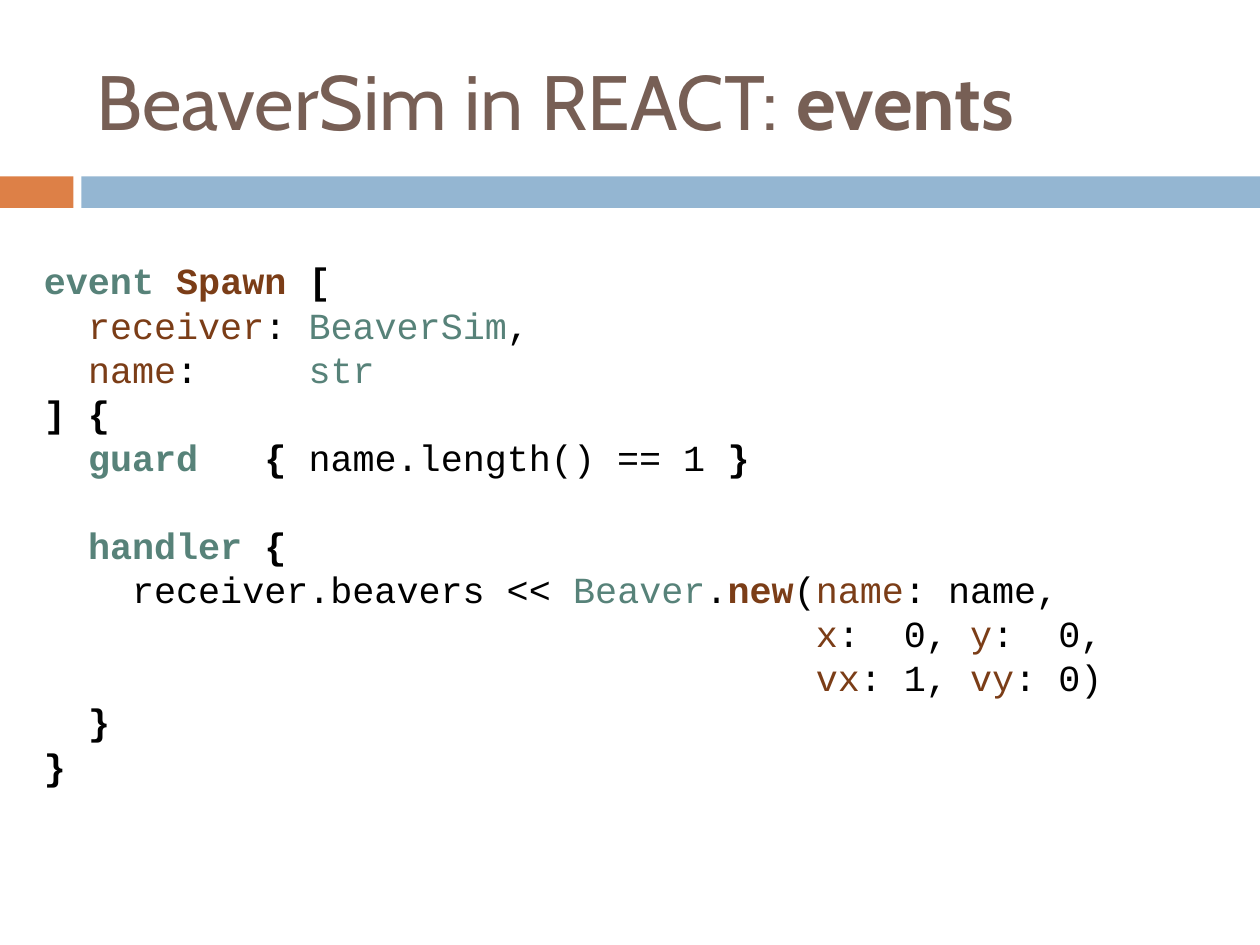
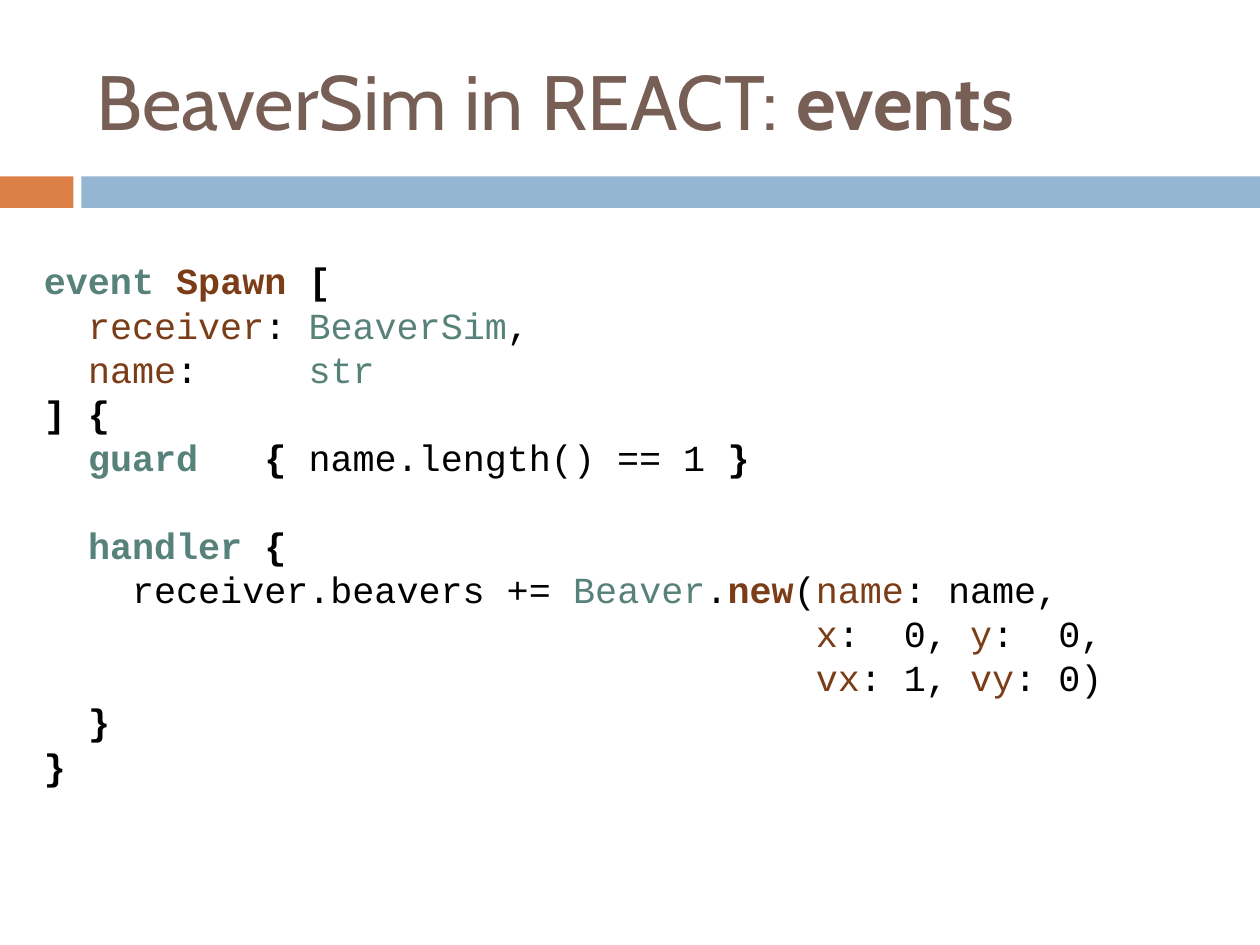
Before and after one commit to webguru412/React-Robots, a slide deck: slide 11 of talks/ppr-13-11-25.pptx (slide 9 before the commit). Drawn at 1260x945 pixels with LibreOffice and Linux fonts; fonts in the diff are those of the drawing. Boxes give left, top, right and bottom in pixels: in the first picture for what was removed or moved away, otherwise in the second. Text is boxed around its words. In the diff, an @@ line names an element or a change of style, - is before the commit and + after.

Commit message:
updated slides; small gui changes to beaversim for lo-res

```diff
--- a/talks/ppr-13-11-25.pptx
+++ b/talks/ppr-13-11-25.pptx
@@ text at [132, 577, 1058, 611]: text changed @@
-receiver.beavers << Beaver.new(name: name,
+receiver.beavers += Beaver.new(name: name,
```
Also in this commit, not shown: 6 other slides changed, 5 slides added, 2 slides removed, 3 other files.
